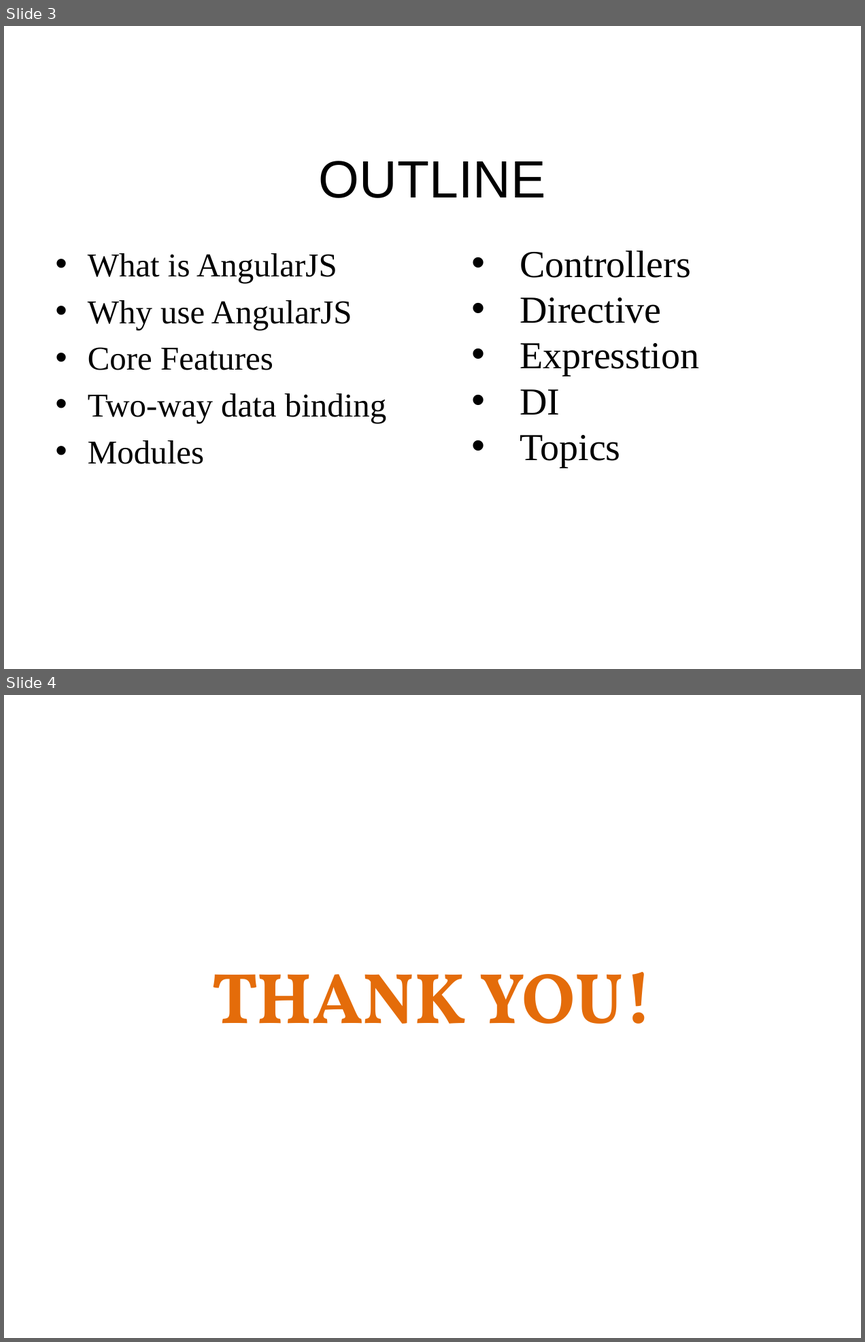
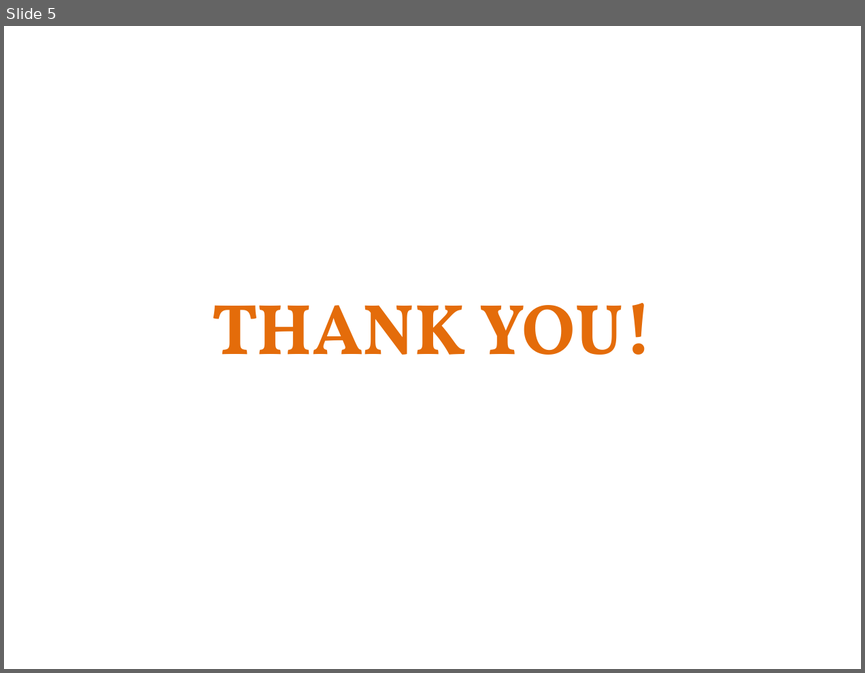
Before and after one commit to sonvq-qsoftvn/angularjs-training, a slide deck: QS_Training_AngularJS_Yeoman, Grunt, Gulp - SonVQ.pptx. Shown one above the other, each under a label of ours: slides 3 and 4 before the commit, slide 5 after it. The pictures are 865x1342 and 865x673 pixels, drawn with LibreOffice and Linux fonts; fonts in the diff are those of the drawing; background and template pictures are left out. Boxes give left, top, right and bottom in pixels: in the first picture for what was removed or moved away, otherwise in the second. Text is boxed around its words. In the diff, an @@ line names an element or a change of style, - is before the commit and + after.

```diff
--- a/QS_Training_AngularJS_Yeoman, Grunt, Gulp - SonVQ.pptx
+++ b/QS_Training_AngularJS_Yeoman, Grunt, Gulp - SonVQ.pptx
@@ slide 3 removed at [4, 26, 861, 669], background picture (left out) @@
@@ title removed at [319, 161, 545, 198] @@
-OUTLINE
@@ text removed at [88, 253, 387, 464] @@
-• What is AngularJS
-• Why use AngularJS
-• Core Features
-• Two-way data binding
-• Modules
@@ text removed at [519, 250, 699, 467] @@
-• Controllers
-• Directive
-• Expresstion
-• DI
-• Topics
@@ what was slide 4 is now slide 5 @@
```
Also in this commit, not shown: 1 slide changed, 2 slides added, 26 other files.
